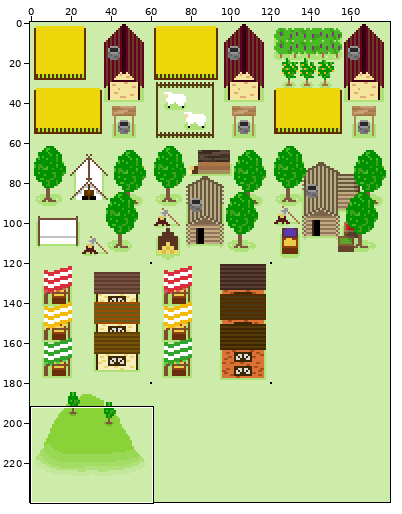
A sprite sheet gets an edit: Scripts/Chikuwa3/Towns.png. The picture above shows the old version from afar; the outline marks the close-up.
Close-up. Before the commit:
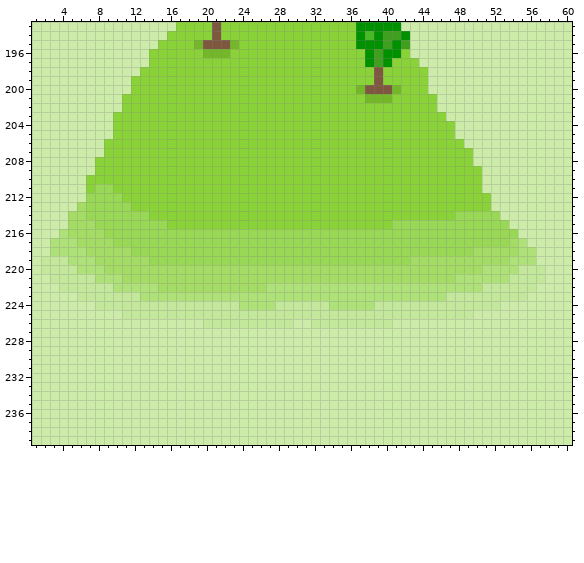
The file is 180x240 pixels. Colours within 5 levels of each other are drawn and written as one. Shown: x 1..60, y 193..239.
New version:
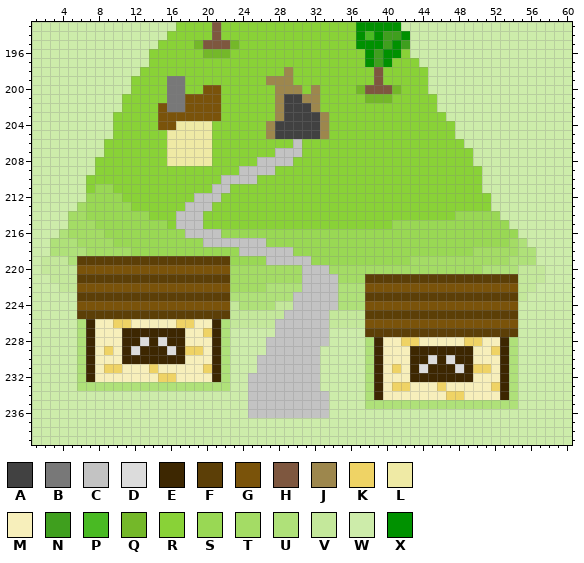
Palette (. is transparent): A #414141  B #787878  C #c3c3c3  D #dcdcdc  E #3d2701  F #5c3f07  G #7a530a  H #7e573f  J #9d874d  K #efd365  L #efeaa5  M #f7efbb  N #3f9f1e  P #49ba23  Q #74b829  R #89d237  S #99d854  T #a4dc65  U #afe179  V #c4e89b  W #cdecaa  X #009100
The edit:
y 198: x 29 R -> J
y 199: x 16..17 RR -> BB; x 27..29 RRR -> JJJ
y 200: x 16..17 RR -> BB; x 20..21 RR -> GG; x 28..30 RRR -> JJJ; x 32 R -> J
y 201: x 16..21 RRRRRR -> BBGGGG; x 28..32 RRRRR -> JAAJJ
y 202: x 15..21 RRRRRRR -> GBBGGGG; x 28..32 RRRRR -> JAAAJ
y 203: x 15..21 RRRRRRR -> GGGGGGG; x 28..33 RRRRRR -> JAAAAJ
y 204: x 15..20 RRRRRR -> GGLLLL; x 27..33 RRRRRRR -> JAAAAAJ
y 205: x 16..20 RRRRR -> LLLLL; x 27..33 RRRRRRR -> JAAAAAJ
y 206: x 16..20 RRRRR -> LLLLL; x 30 R -> C
y 207: x 16..20 RRRRR -> LLLLL; x 28..30 RRR -> CCC
y 208: x 16..20 RRRRR -> LLLLL; x 26..29 RRRR -> CCCC
y 209: x 24..27 RRRR -> CCCC
y 210: x 22..25 RRRR -> CCCC
y 211: x 21..22 RR -> CC
y 212: x 19..21 RRR -> CCC
y 213: x 18..20 RRR -> CCC
y 214..215: x 17..19 RRR -> CCC
y 216: x 18..21 SSSS -> CCCC
y 217: x 20..26 SSSSSSS -> CCCCCCC
y 218: x 24..29 SSSSSS -> CCCCCC
y 219: x 6..22 UUTTTTTTSSSSSSSSS -> FFFFFFFFFFFFFFFFF; x 27..31 SSSSS -> CCCCC
y 220: x 6..22 UUUTTTTTTTTTTTTTT -> GGGGGGGGGGGGGGGGG; x 31..33 TTT -> CCC
y 221: x 6..22 VVUUUTTTTTTTTTTTT -> FFFFFFFFFFFFFFFFF; x 31..34 TTTT -> CCCC; x 38..54 TTTTTTTTTTUUUUUUV -> FFFFFFFFFFFFFFFFF
y 222: x 6..22 VVVVUUUUUTTTTTTTT -> GGGGGGGGGGGGGGGGG; x 31..34 UUUU -> CCCC; x 38..54 UUUUUUUUUUUUUVVVV -> GGGGGGGGGGGGGGGGG
y 223: x 6..22 VVVVVVVUUUUUUUUUU -> FFFFFFFFFFFFFFFFF; x 30..34 UUUUU -> CCCCC; x 38..54 UUUUUUUUUVVVVVVVV -> FFFFFFFFFFFFFFFFF
y 224: x 6..22 WWVVVVVVVVVVVVVVV -> GGGGGGGGGGGGGGGGG; x 30..34 VVVVU -> CCCCC; x 38..54 UVVVVVVVVVVVVVVWW -> GGGGGGGGGGGGGGGGG
y 225: x 6..22 WWWWWVVVVVVVVVVVV -> FFFFFFFFFFFFFFFFF; x 29..33 VVVVV -> CCCCC; x 38..54 VVVVVVVVVVVVWWWWW -> FFFFFFFFFFFFFFFFF
y 226: x 6..22 WWWWWWWWWWWWWWVVV -> UEMMKKMMMMMKKMMEU; x 28..33 VVWWVV -> CCCCCC; x 38..54 VVVWWWWWWWWWWWWWW -> GGGGGGGGGGGGGGGGG
y 227: x 6..22 WWWWWWWWWWWWWWWWW -> UEMMMEEEEEEEMMKEU; x 28..33 WWWWWW -> CCCCCC; x 38..54 WWWWWWWWWWWWWWWWW -> FFFFFFFFFFFFFFFFF
y 228: x 6..22 WWWWWWWWWWWWWWWWW -> UEMMMEEDEDEEMMMEU; x 27..33 WWWWWWW -> CCCCCCC; x 38..54 WWWWWWWWWWWWWWWWW -> UEMMKKMMMMMKKMMEU
y 229: x 6..22 WWWWWWWWWWWWWWWWW -> UEMKMEDEEEDEKKMEU; x 27..32 WWWWWW -> CCCCCC; x 38..54 WWWWWWWWWWWWWWWWW -> UEMMMEEEEEEEMMKEU
y 230: x 6..22 WWWWWWWWWWWWWWWWW -> UEMMMEEEEEEEMMMEU; x 26..32 WWWWWWW -> CCCCCCC; x 38..54 WWWWWWWWWWWWWWWWW -> UEMMMEEDEDEEMMMEU
y 231: x 6..22 WWWWWWWWWWWWWWWWW -> UEMKKMMMKMMMMMKEU; x 26..32 WWWWWWW -> CCCCCCC; x 38..54 WWWWWWWWWWWWWWWWW -> UEMKMEDEEEDEKKMEU
y 232: x 6..22 WWWWWWWWWWWWWWWWW -> UEMMMMMMMKKMMMMEU; x 25..32 WWWWWWWW -> CCCCCCCC; x 38..54 WWWWWWWWWWWWWWWWW -> UEMMMEEEEEEEMMMEU
y 233: x 6..22 WWWWWWWWWWWWWWWWW -> UUUUUUUUUUUUUUUUU; x 25..32 WWWWWWWW -> CCCCCCCC; x 38..54 WWWWWWWWWWWWWWWWW -> UEMKKMMMKMMMMMKEU
y 234: x 25..33 WWWWWWWWW -> CCCCCCCCC; x 38..54 WWWWWWWWWWWWWWWWW -> UEMMMMMMMKKMMMMEU
y 235: x 25..33 WWWWWWWWW -> CCCCCCCCC; x 38..54 WWWWWWWWWWWWWWWWW -> UUUUUUUUUUUUUUUUU
y 236: x 25..33 WWWWWWWWW -> CCCCCCCCC
